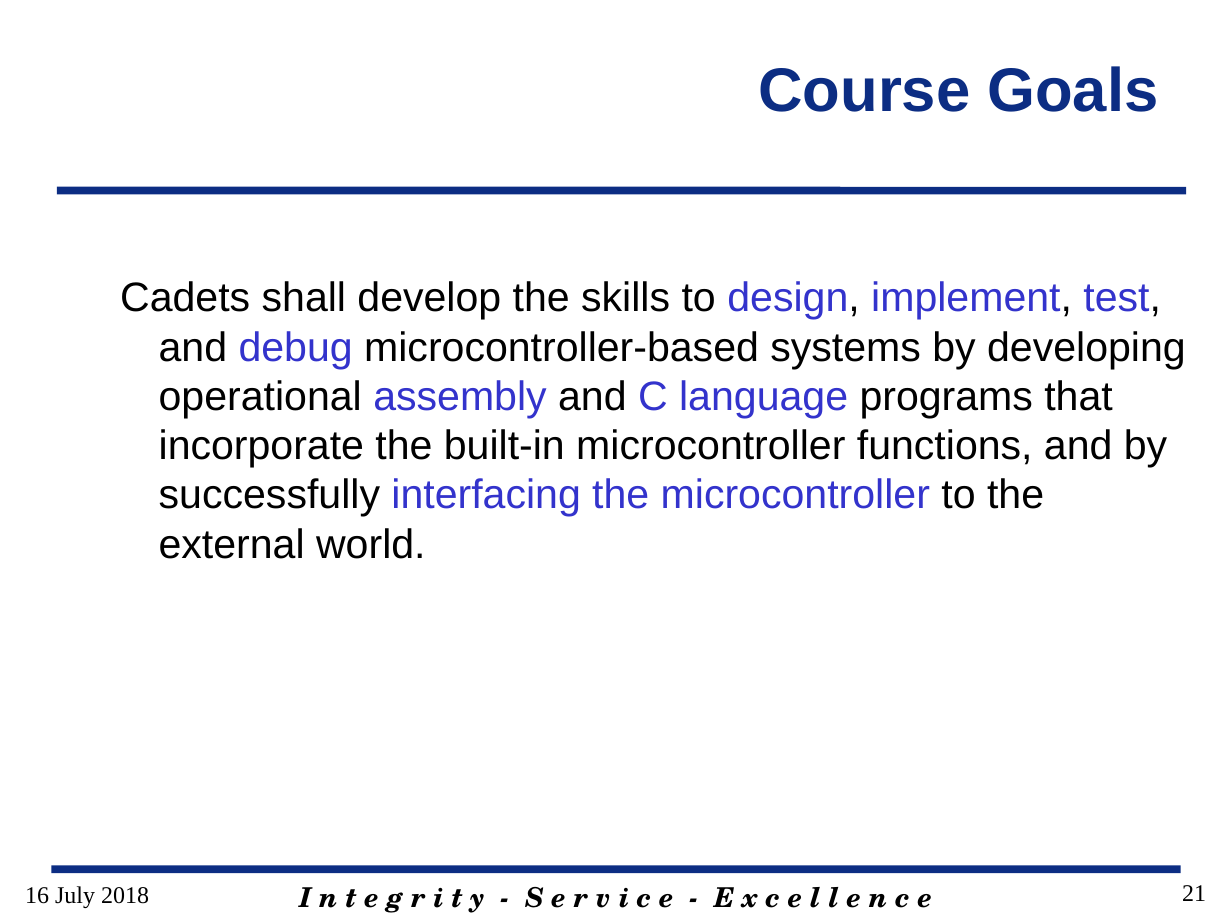
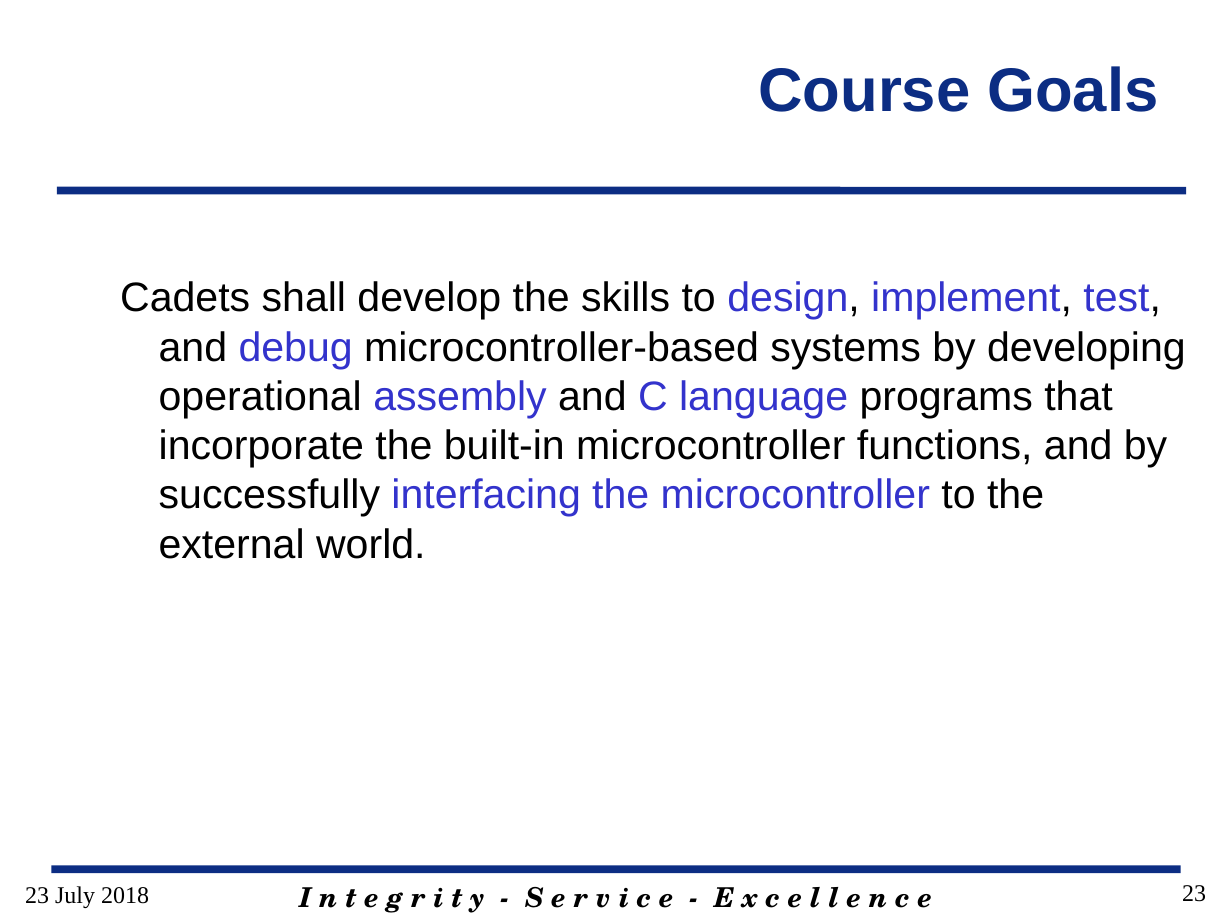
Before and after one commit to MarsUniversity/ECE382, a slide deck: slide 23 of source/lessons/lsn1/Lsn1.pptx (slide 21 before the commit). Drawn at 1232x924 pixels with LibreOffice and Linux fonts; fonts in the diff are those of the drawing; background and template pictures are left out. Boxes give left, top, right and bottom in pixels: in the first picture for what was removed or moved away, otherwise in the second. Text is boxed around its words. In the diff, an @@ line names an element or a change of style, - is before the commit and + after.

```diff
--- a/source/lessons/lsn1/Lsn1.pptx
+++ b/source/lessons/lsn1/Lsn1.pptx
@@ text at <box>25,886,149,908</box>: text changed @@
-16 July 2018
+23 July 2018
@@ page number at <box>1182,885,1206,902</box>: text changed @@
-21
+23
```
Also in this commit, not shown: 11 other slides changed, 2 slides added.
